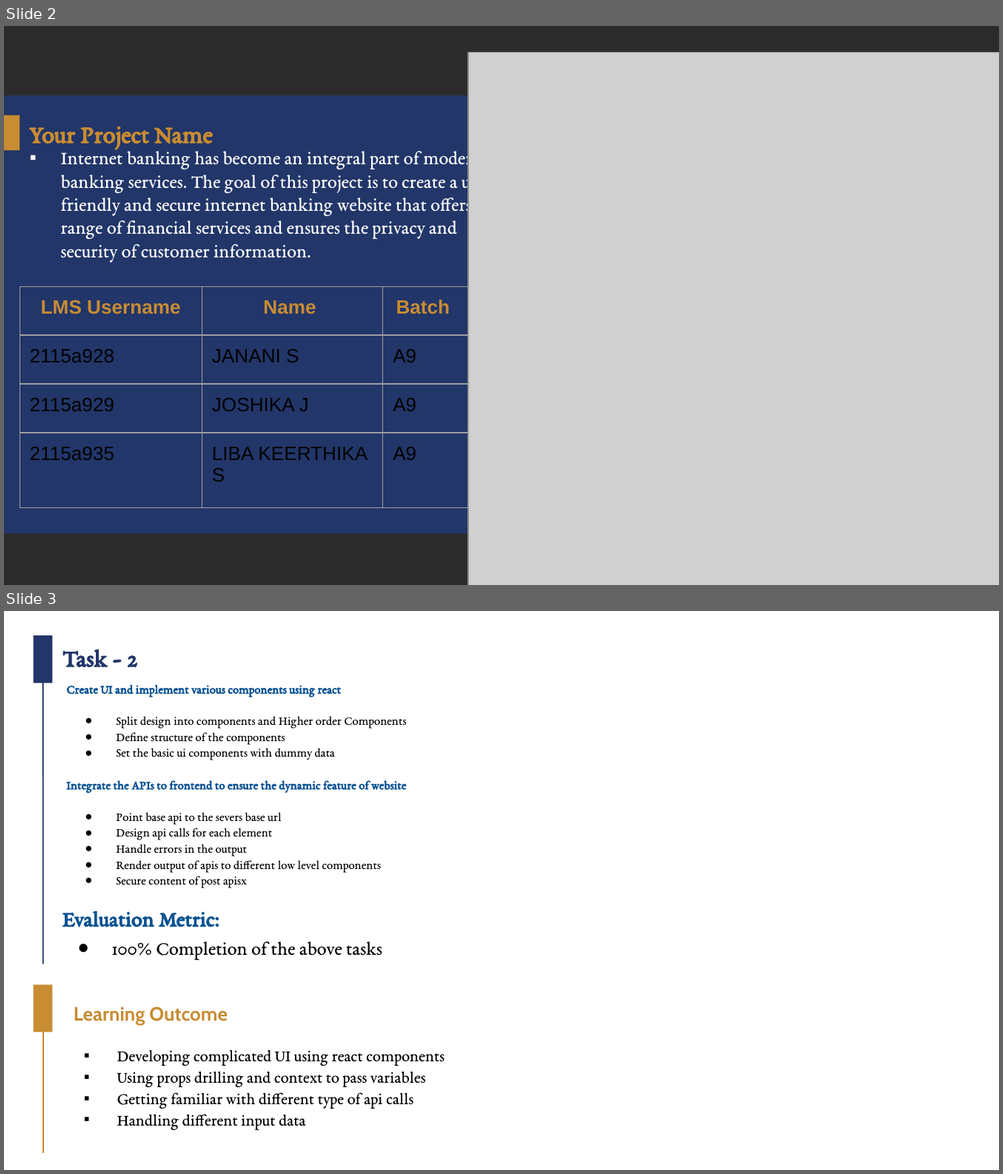
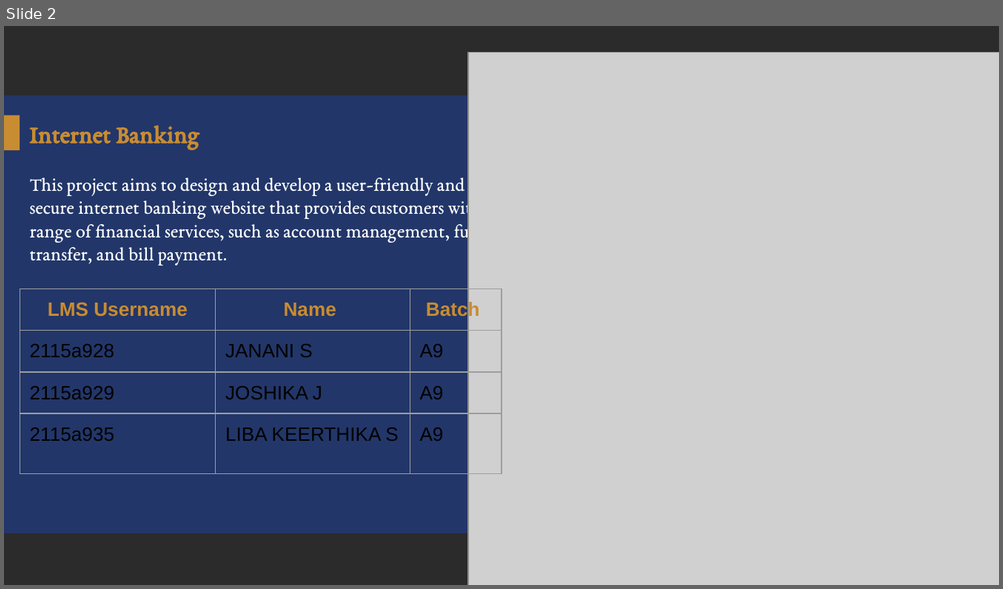
Before and after one commit to Jananijaa/Group_A9_11, a slide deck: Group_A9_11.pptx. Shown one above the other, each under a label of ours: slides 2 and 3 before the commit, slide 2 after it. The pictures are 1003x1174 and 1003x589 pixels, drawn with LibreOffice and Linux fonts; fonts in the diff are those of the drawing; grey boxes stand for pictures; background and template pictures are left out; a plain dark background stands for a picture behind light text. Boxes give left, top, right and bottom in pixels: in the first picture for what was removed or moved away, otherwise in the second. Text is boxed around its words. In the diff, an @@ line names an element or a change of style, - is before the commit and + after.

```diff
--- a/Group_A9_11.pptx
+++ b/Group_A9_11.pptx
@@ slide 3 removed at [4,611,999,1170], background picture (left out) @@
@@ group removed at [34,636,53,1153]: 2 rectangles, 2 lines @@
@@ text removed at [62,649,137,667] @@
-Task - 2
@@ text removed at [66,685,406,889] @@
-Create UI and implement various components using react
-● Split design into components and Higher order Components
-● Define structure of the components
-● Set the basic ui components with dummy data
-Integrate the APIs to frontend to ensure the dynamic feature of website
-● Point base api to the severs base url
-● Design api calls for each element
-● Handle errors in the output
-● Render output of apis to different low level components
-● Secure content of post apisx
@@ text removed at [62,911,219,928] @@
-Evaluation Metric:
@@ text removed at [112,942,382,960] @@
-● 100% Completion of the above tasks
@@ text removed at [74,1007,227,1025] @@
-Learning Outcome
@@ text removed at [117,1050,444,1130] @@
-▪ Developing complicated UI using react components
-▪ Using props drilling and context to pass variables
-▪ Getting familiar with different type of api calls
-▪ Handling different input data
@@ slide 2 changed as well @@
@@ title at [29,125,199,150]: text changed @@
-Your Project Name
+Internet Banking
@@ text at [30,178,489,265]: text changed @@
-▪ Internet banking has become an integral part of modern banking services. The goal of this project is to create a user-friendly and secure internet banking website that offers a range of financial services and ensures the privacy and security of customer information.
+This project aims to design and develop a user-friendly and secure internet banking website that provides customers with a range of financial services, such as account management, fund transfer, and bill payment.
@@ table: place and size @@
-table at [20,286,469,508]
+table at [20,289,501,486]
```
Also in this commit, not shown: 4 other slides changed, 6 slides added, 2 other slides removed.
